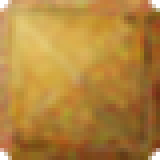
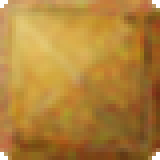
Revision of a layered 160px x 160px image; what changed, layer by layer:
renamed "Floating Selection" to "Brownie", painted on it over 0, 0, 160, 160
removed layer "New Layer" over 0, 0, 160, 160
removed layer "Background" over 0, 0, 160, 160
